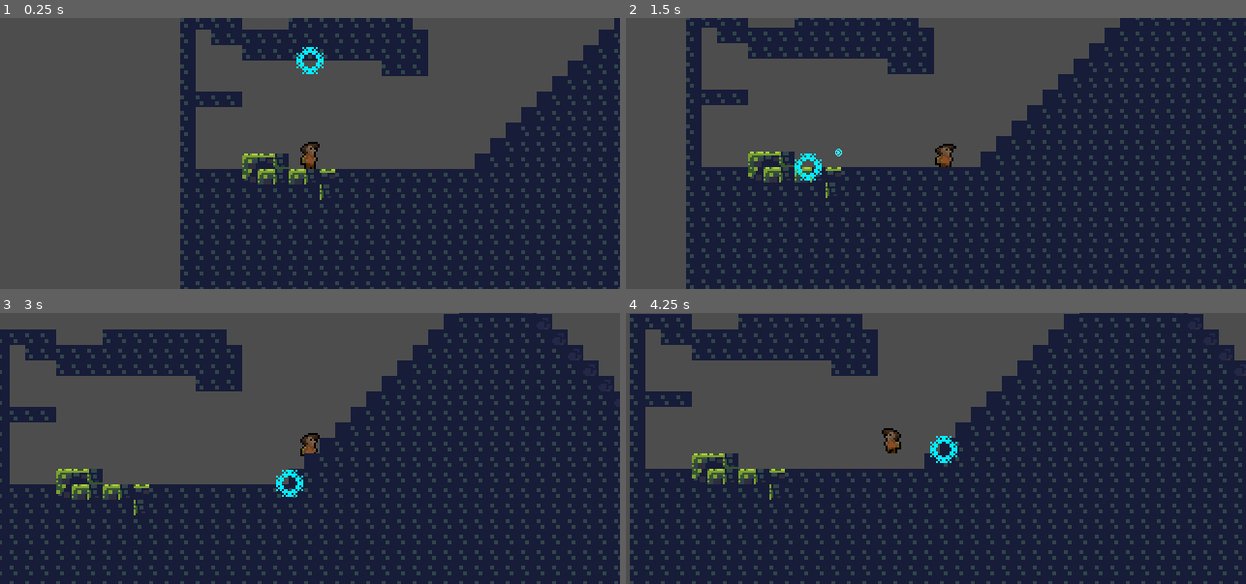
Above: before the commit, frames 1-4 (two rows, left to right).
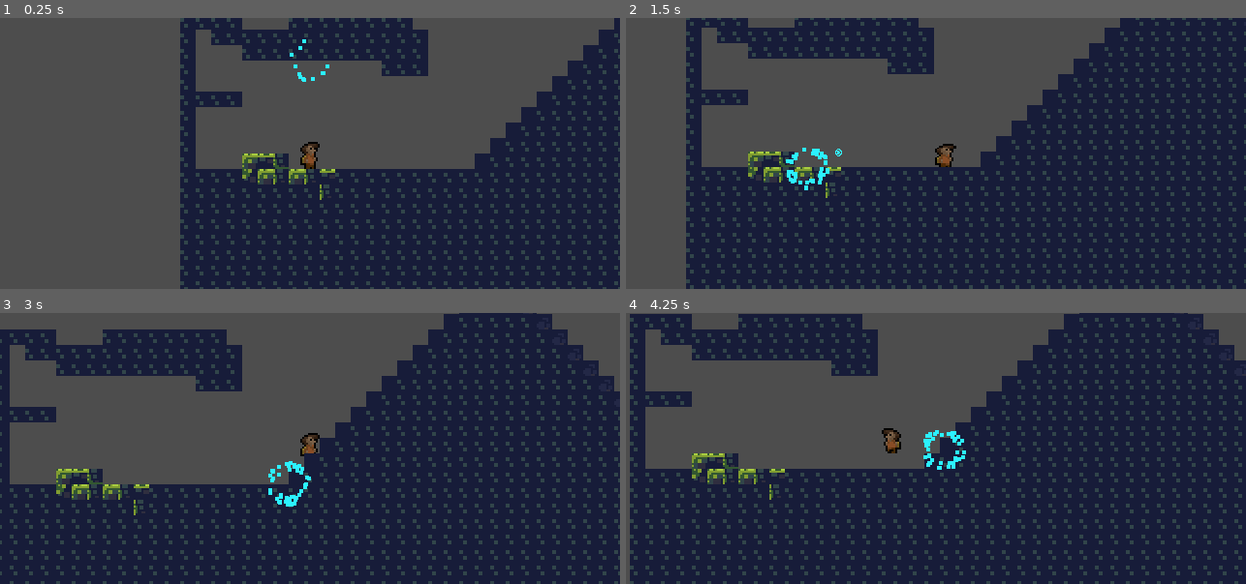
Above: after the commit, the same moments.

Repository: tetraminus/GrappleFormer
Game: Godot game, scene res://Rooms/Test/TestRoom1.tscn
Two runs of this game, one before a commit and one after it. Both use one fixed random seed, a clock stepped at 60 frames per second and the inputs below.
Inputs (mouse positions are in pixels of both pictures, inside the frame that each line leads up to):
- Up to frame 1 (0.25 s): no input
- Up to frame 2 (1.5 s): move the mouse to (1072, 139) at 0.52 s; hold D (move_right) 0.53-1.28 s; click (1072, 139) at 0.6 s; tap Space (jump) at 0.77 s; right-click (1072, 139) at 0.8 s; move the mouse to (812, 167) at 1.27 s; hold S (move_down) from 1.28 s (still down); right-click (812, 167) at 1.35 s
- Up to frame 3 (3 s): tap Space (jump) at 1.52 s; click (186, 462) at 1.55 s; move the mouse to (372, 388) at 2.02 s; release S (move_down) at 2.03 s; hold D (move_right) from 2.03 s (still down); click (372, 388) at 2.1 s; right-click (372, 388) at 2.3 s; move the mouse to (279, 502) at 2.77 s; right-click (279, 502) at 2.85 s
- Up to frame 4 (4.25 s): tap Space (jump) at 3.02, 3.77 s; click (905, 502) at 3.05 s; move the mouse to (1122, 489) at 3.52 s; release D (move_right) at 3.53 s; hold A (move_left) from 3.53 s (still down); click (1122, 489) at 3.6 s; right-click (1122, 489) at 3.8 s

The runs differ from the first frame. In frame 1, 0.3% of the frame differs, in the area x 46-54%, y 7-24%; in frame 2, 0.5%; in frame 3, 0.5%; in frame 4, 0.5%, in the area x 47-55%, y 43-58%.

Commit message:
grapple indicator particles

Diff:
--- a/GrappleHolder.gd
+++ b/GrappleHolder.gd
@@ -18,11 +18,16 @@
 	if player.grapplepoint == null:
 		if ray.is_colliding():
 			fling_indicator.global_position = ray.get_collision_point()
+
 			fling_indicator.show()
 		else:
+
 			fling_indicator.hide()
+
 	else:
 		fling_indicator.global_position = player.grapplepoint
+
+		fling_indicator.show()
 
 
 
--- a/player.gd
+++ b/player.gd
@@ -15,7 +15,7 @@
 
 @onready var launch_cooldown = $LaunchCooldown
 @onready var fling_indicator = $flingIndicator
-@onready var animation_fling = $AnimationFling
+
 
 
 var gravity
@@ -45,6 +45,7 @@
 func _launchReady():
 
 	launchRefreshed = true
+	fling_indicator.emitting = true
 
 func _on_anim_ended(_anim):
 	if idlePlaying == true:
@@ -108,6 +109,7 @@
 	if get_colliding_bodies().size() > 0:
 		launch_cooldown.stop()
 		launchRefreshed = true
+		fling_indicator.emitting = true
 
 
 
@@ -230,10 +232,6 @@
 	$Camera2D.position = lerp($Camera2D.position, Vector2.ZERO + camera_offset, .1)
 
 
-
-
-
-
 func _integrate_forces(state):
 	# prevent slipping down slopes while standing still but allow sliding
 
@@ -323,7 +321,10 @@
 
 		launch_cooldown.start()
 		launchRefreshed = false
-		animation_fling.play("flingRecharge")
+		fling_indicator.emitting = false
+		fling_indicator.lifetime = 0.1
+
+
 
 
 func _draw():
--- a/player.tscn
+++ b/player.tscn
@@ -1,11 +1,11 @@
-[gd_scene load_steps=23 format=3 uid="uid://bss8gpldxhmhd"]
+[gd_scene load_steps=24 format=3 uid="uid://bss8gpldxhmhd"]
 
 [ext_resource type="Script" path="res://player.gd" id="1_2nm25"]
 [ext_resource type="Texture2D" uid="uid://3d1d2ku7nsja" path="res://assets/playerSpritesheet.png" id="3_khbbs"]
 [ext_resource type="PackedScene" uid="uid://dsf78g47rf8uj" path="res://grapple_holder.tscn" id="3_m87yc"]
 [ext_resource type="Shader" path="res://assets/SmoothPixel.gdshader" id="4_3jhdl"]
 [ext_resource type="Texture2D" uid="uid://ianc8st1baeu" path="res://assets/GrappleParticle.png" id="4_c4hxi"]
-[ext_resource type="Texture2D" uid="uid://ymwrtt4o7mki" path="res://assets/flingIndicator.png" id="6_0vbwt"]
+[ext_resource type="Texture2D" uid="uid://bua54am0736fl" path="res://assets/GrappleindicatorParticle.png" id="6_77eir"]
 
 [sub_resource type="ShaderMaterial" id="ShaderMaterial_jjgpb"]
 shader = ExtResource("4_3jhdl")
@@ -159,25 +159,29 @@
 "walk": SubResource("Animation_dkbnc")
 }
 
-[sub_resource type="Animation" id="Animation_6a68m"]
-resource_name = "flingRecharge"
-tracks/0/type = "value"
-tracks/0/imported = false
-tracks/0/enabled = true
-tracks/0/path = NodePath("flingIndicator:frame")
-tracks/0/interp = 1
-tracks/0/loop_wrap = true
-tracks/0/keys = {
-"times": PackedFloat32Array(0, 0.2, 0.4, 0.6, 0.8, 1),
-"transitions": PackedFloat32Array(1, 1, 1, 1, 1, 1),
-"update": 1,
-"values": [0, 1, 2, 3, 4, 5]
-}
-
-[sub_resource type="AnimationLibrary" id="AnimationLibrary_f2sbl"]
-_data = {
-"flingRecharge": SubResource("Animation_6a68m")
-}
+[sub_resource type="Curve" id="Curve_o0uhu"]
+min_value = -0.5
+max_value = 0.5
+_data = [Vector2(0, 0.5), 0.0, 2.08165e-12, 0, 0, Vector2(0.488933, 0.5), 0.0, 0.0, 0, 0, Vector2(0.50664, -0.5), 0.0, 0.0, 0, 0, Vector2(1, -0.5), 0.0, 0.0, 1, 0]
+point_count = 4
+
+[sub_resource type="CurveTexture" id="CurveTexture_00fio"]
+curve = SubResource("Curve_o0uhu")
+
+[sub_resource type="ParticleProcessMaterial" id="ParticleProcessMaterial_g4m8a"]
+emission_shape = 6
+emission_ring_axis = Vector3(0, 0, 1)
+emission_ring_height = 1.0
+emission_ring_radius = 11.0
+emission_ring_inner_radius = 7.0
+particle_flag_disable_z = true
+direction = Vector3(2.08165e-12, 2.08165e-12, 2.08165e-12)
+spread = 0.0
+gravity = Vector3(2.08165e-12, 2.08165e-12, 2.08165e-12)
+orbit_velocity_min = 1.0
+orbit_velocity_max = 1.0
+orbit_velocity_curve = SubResource("CurveTexture_00fio")
+color = Color(0.168627, 0.945098, 1, 1)
 
 [node name="player" type="RigidBody2D"]
 material = SubResource("ShaderMaterial_jjgpb")
@@ -225,16 +229,12 @@
 
 [node name="LaunchCooldown" type="Timer" parent="."]
 
-[node name="flingIndicator" type="Sprite2D" parent="."]
+[node name="flingIndicator" type="GPUParticles2D" parent="."]
 unique_name_in_owner = true
 z_index = 5
-position = Vector2(15, 0)
-texture = ExtResource("6_0vbwt")
-hframes = 2
-vframes = 3
-frame = 5
-
-[node name="AnimationFling" type="AnimationPlayer" parent="."]
-libraries = {
-"": SubResource("AnimationLibrary_f2sbl")
-}
+position = Vector2(1, 0)
+amount = 50
+process_material = SubResource("ParticleProcessMaterial_g4m8a")
+texture = ExtResource("6_77eir")
+visibility_rect = Rect2(-12.9145, -12.9383, 25.7894, 25.7813)
+local_coords = true
--- a/project.godot
+++ b/project.godot
@@ -63,6 +63,7 @@
 grapplefling={
 "deadzone": 0.5,
 "events": [Object(InputEventMouseButton,"resource_local_to_scene":false,"resource_name":"","device":-1,"window_id":0,"a …(257 unchanged characters)…
+, Object(InputEventKey,"resource_local_to_scene":false,"resource_name":"","device":-1,"window_id":0,"alt_pressed":false,"shift_pressed":false,"ctrl_pressed":false,"meta_pressed":false,"pressed":false,"keycode":0,"physical_keycode":69,"key_label":0,"unicode":101,"echo":false,"script":null)
 ]
 }
 
Binary file added: assets/GrappleindicatorParticle.png
Not shown, added: assets/GrappleindicatorParticle.png.import
